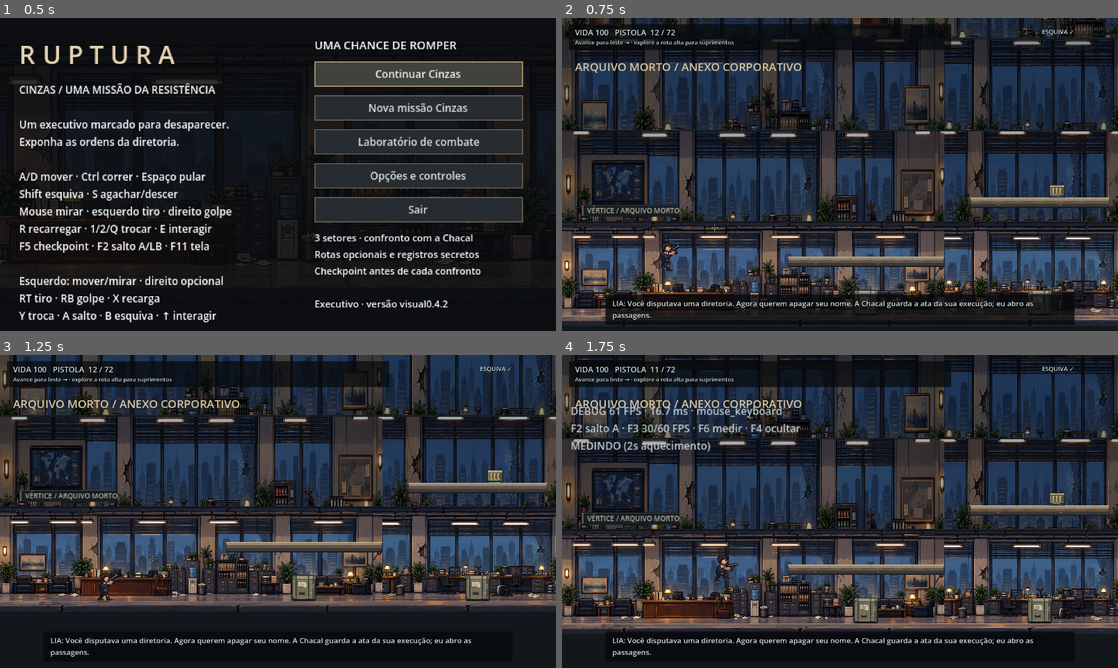
Above: before the commit, frames 1-4 (two rows, left to right).
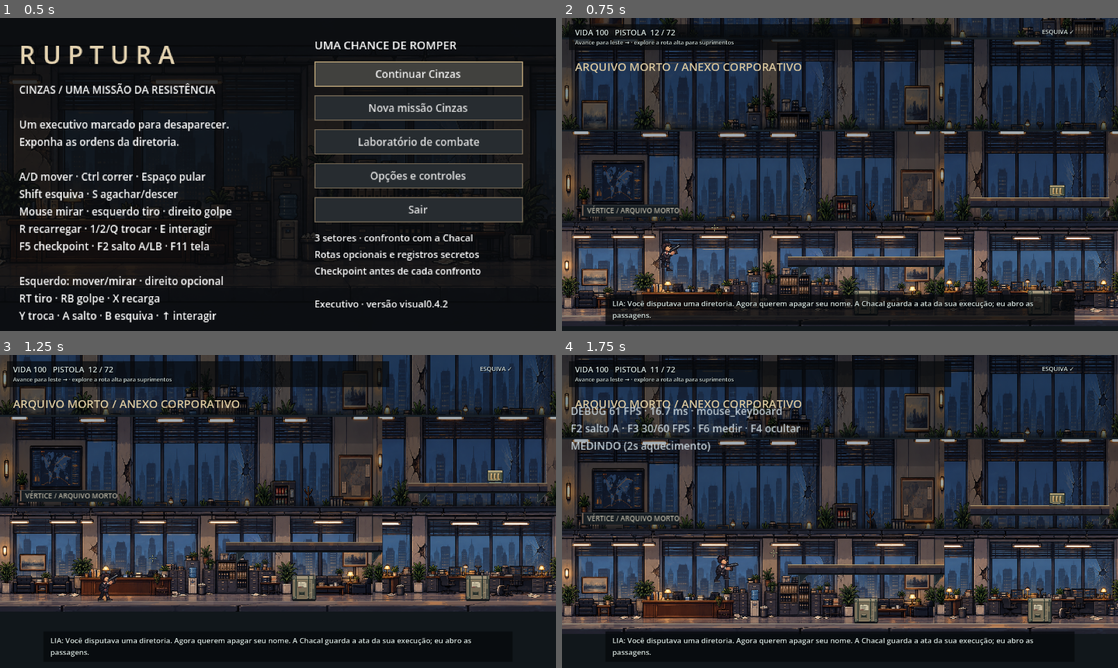
Above: after the commit, the same moments.

Repository: otavio-esteves/ruptura
Game: Godot game, scene res://game/core/main.tscn
The game is run twice, just before and just after one commit, with the same random seed, the same clock (stepped at 60 frames per second) and the same inputs.
Inputs (mouse positions are in pixels of both pictures, inside the frame that each line leads up to):
- Up to frame 1 (0.5 s): no input
- Up to frame 2 (0.75 s): click "Continuar Cinzas" at 0.5 s
- Up to frame 3 (1.25 s): no input
- Up to frame 4 (1.75 s): tap Enter at 1.25 s; move the mouse to (962, 495) at 1.27 s; hold D (move_right) from 1.28 s (still down); hold F6 (benchmark) from 1.28 s (still down); click (962, 495) at 1.42 s; tap Space (jump) at 1.52 s

Frame 1 is identical in both runs. In frame 2, 2.1% of the frame differs, in the area x 0-100%, y 4-83%; in frame 3, 2.0%; in frame 4, 2.1%.

Commit message:
art: integrate stone walkways and recess decorative background seams

Diff:
--- a/game/world/sectors/cinzas_sector.gd
+++ b/game/world/sectors/cinzas_sector.gd
@@ -236,7 +236,10 @@
 			draw_texture_rect_region(texture, Rect2(float(panel.x), top, float(panel.width), 106), source, tint)
 			if float(panel.x) > 0.0:
 				_draw_painted_column(texture, float(panel.x), top, 106, 140.0, 280.0, tint)
-		# Vergas recuadas não recebem aresta clara: só plataformas físicas têm topo.
+		# Sombra de encontro entre vãos, sem aresta iluminada que prometa apoio.
+		# O escurecimento também recua os fragmentos de móveis do recorte pintado.
+		for band: int in range(4):
+			draw_rect(Rect2(0, top + 98 + band * 2, world_bounds.size.x, 2), Color(0.035, 0.05, 0.065, 0.12 + band * 0.16))
 		draw_rect(Rect2(0, top, world_bounds.size.x, 2), Color("171f26"))
 	# Corredor principal em escala0,2; mesas~25px e atores~30px.
 	for panel: Dictionary in _environment_panels:
@@ -554,29 +557,35 @@
 	draw_rect(Rect2(rect.end - Vector2(3, 3), Vector2(1, 1)), Color("878d7b"))
 
 
-func _draw_walkway(rect: Rect2, palette: Array[Color]) -> void:
-	# Passarelas reais, com pedra, testeira de madeira e suportes recuados.
-	# Apenas o topo contínuo âmbar identifica a superfície unilateral.
-	draw_rect(rect, Color("1d2428"))
-	draw_rect(Rect2(rect.position + Vector2(0.5, 1), Vector2(rect.size.x - 1, 2)), Color("8c8876"))
-	draw_rect(Rect2(rect.position + Vector2(0.5, 3), Vector2(rect.size.x - 1, 4)), Color("655449"))
-	draw_rect(Rect2(rect.position + Vector2(0.5, 7), Vector2(rect.size.x - 1, 3.5)), Color("3b3836"))
+func _draw_walkway(rect: Rect2, _palette: Array[Color]) -> void:
+	# Mesma pedra pintada do térreo, na densidade do cenário; geometria inalterada.
+	draw_rect(rect, Color("20262b"))
+	if _environment != null:
+		var size: Vector2 = _environment.get_size()
+		var modules: int = ceili(rect.size.x / 64.0)
+		for module: int in range(modules):
+			var width: float = minf(64.0, rect.size.x - module * 64.0)
+			var x: float = rect.position.x + module * 64.0
+			var source_x: float = snappedf(fposmod(x * 5.0, size.x - 320.0), 1.0)
+			var top_source := Rect2(source_x, size.y * 600.0 / 724.0, width * 5.0, size.y * 15.0 / 724.0)
+			var face_source := Rect2(source_x, size.y * 625.0 / 724.0, width * 5.0, size.y * 35.0 / 724.0)
+			draw_texture_rect_region(_environment, Rect2(x, rect.position.y + 1, width, 3), top_source, Color("b4ada0"))
+			draw_texture_rect_region(_environment, Rect2(x, rect.position.y + 4, width, 7), face_source)
+	else:
+		draw_rect(Rect2(rect.position + Vector2(0, 1), Vector2(rect.size.x, 3)), Color("777365"))
+		draw_rect(Rect2(rect.position + Vector2(0, 4), Vector2(rect.size.x, 7)), Color("3b3c40"))
+	# Um pixel de luz marca exatamente o topo físico unilateral, inclusive nas pontas.
 	draw_rect(Rect2(rect.position, Vector2(rect.size.x, 0.5)), AMBER)
-	draw_rect(Rect2(rect.position + Vector2(0, 0.5), Vector2(rect.size.x, 0.5)), Color("d7c79d"))
-	draw_rect(Rect2(rect.position + Vector2(1, 3), Vector2(rect.size.x - 2, 0.5)), Color("b59875"))
-	draw_rect(Rect2(rect.position + Vector2(0, 10.5), Vector2(rect.size.x, 1.5)), Color("191e22"))
-	for module: int in range(int(rect.size.x / 24.0)):
-		var x: float = rect.position.x + module * 24
-		draw_rect(Rect2(x + 23.5, rect.position.y + 1, 0.5, 2), Color("5b5e53"))
-		draw_rect(Rect2(x + 3, rect.position.y + 4, 9, 0.5), Color("7e6551"))
-		draw_rect(Rect2(x + 13, rect.position.y + 5.5, 7, 0.5), Color("4b443a"))
-		if module % 3 == 1:
-			draw_rect(Rect2(x + 7, rect.position.y + 8, 2, 0.5), Color("a18b69"))
+	draw_rect(Rect2(rect.position + Vector2(0, 0.5), Vector2(rect.size.x, 0.5)), Color("6d6659"))
+	draw_rect(Rect2(rect.position + Vector2(0, 11), Vector2(rect.size.x, 1)), Color("151c21"))
 	for inset: float in [12.0, rect.size.x - 12.0]:
 		var at: Vector2 = rect.position + Vector2(inset, 12)
-		draw_rect(Rect2(at, Vector2(2, 12)), palette[1].darkened(0.2))
-		draw_rect(Rect2(at + Vector2(0.5, 0), Vector2(0.5, 12)), palette[3].darkened(0.15))
-		draw_line(at + Vector2(2, 9), at + Vector2(8, 0), palette[0], 1.0)
+		# Consoles de aço escuro com espessura e parafusos; não são outros degraus.
+		draw_colored_polygon(PackedVector2Array([at, at + Vector2(11, 0), at + Vector2(2, 12), at + Vector2(0, 12)]), Color("1c252b"))
+		draw_line(at + Vector2(10, 1), at + Vector2(1, 11), Color("4d5353"), 0.5)
+		draw_rect(Rect2(at + Vector2(0.5, 1), Vector2(1, 9)), Color("3d4649"))
+		for bolt_y: float in [2.0, 9.0]:
+			draw_rect(Rect2(at + Vector2(0.5, bolt_y), Vector2(0.5, 0.5)), Color("898574"))
 
 
 func _draw_floor_details(_palette: Array[Color]) -> void:
Not shown, changed: README.md
Not shown, changed: docs/ART_DIRECTION.md
Not shown, changed: docs/REFERENCE_TARGET.md
